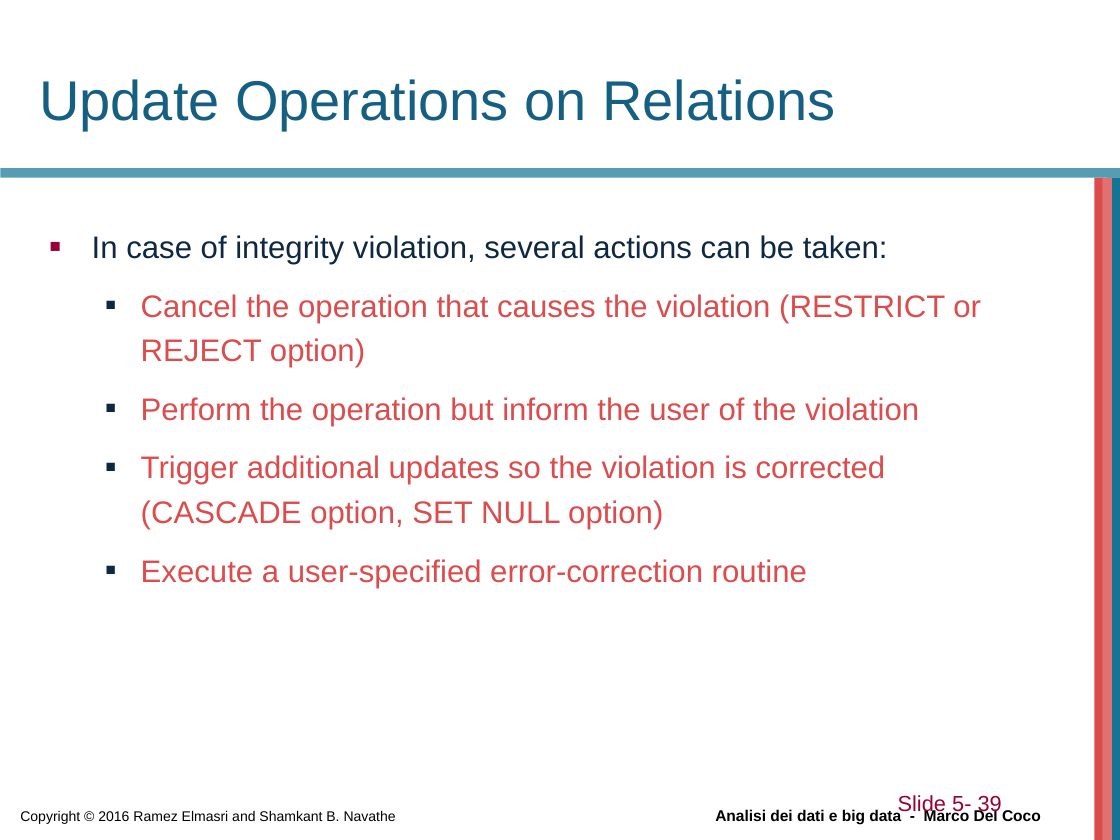
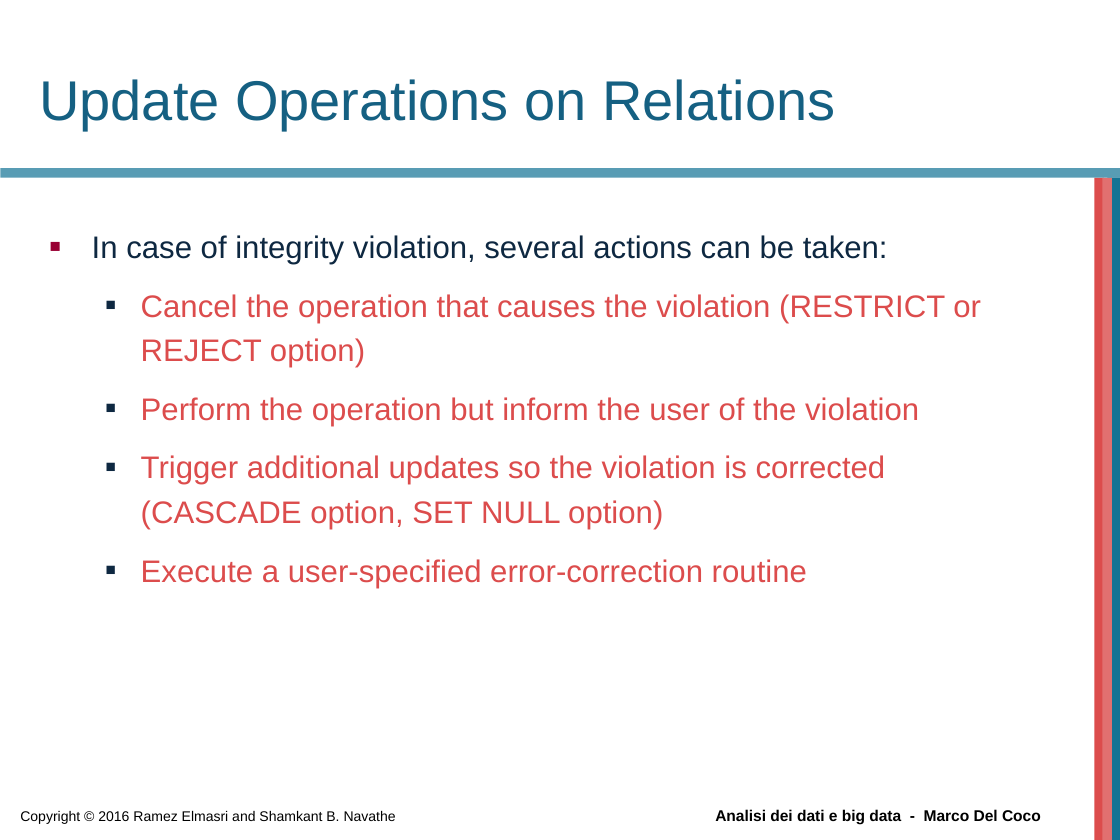
Before and after one commit to beppe2hd/AnalisiDati_BigData, a slide deck: slide 39 of materials/Chapter05.ppt. Drawn at 1120x840 pixels with LibreOffice and Linux fonts; fonts in the diff are those of the drawing; background and template pictures are left out. Boxes give left, top, right and bottom in pixels: in the first picture for what was removed or moved away, otherwise in the second. Text is boxed around its words. In the diff, an @@ line names an element or a change of style, - is before the commit and + after.

```diff
--- a/materials/Chapter05.ppt
+++ b/materials/Chapter05.ppt
@@ page number removed at (x1=898, y1=795, x2=1002, y2=816) @@
-Slide 5- 39
```
Also in this commit, not shown: 11 other slides changed, 2 slides removed.
